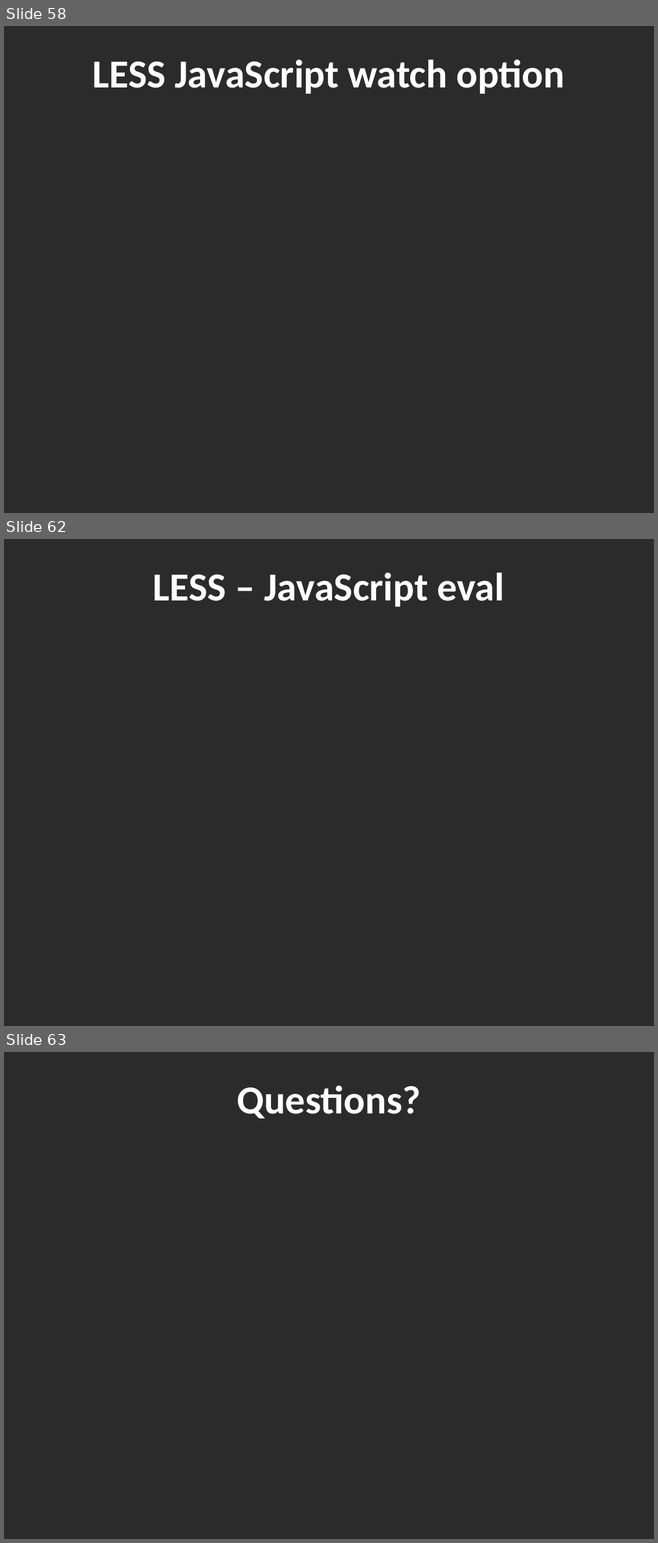
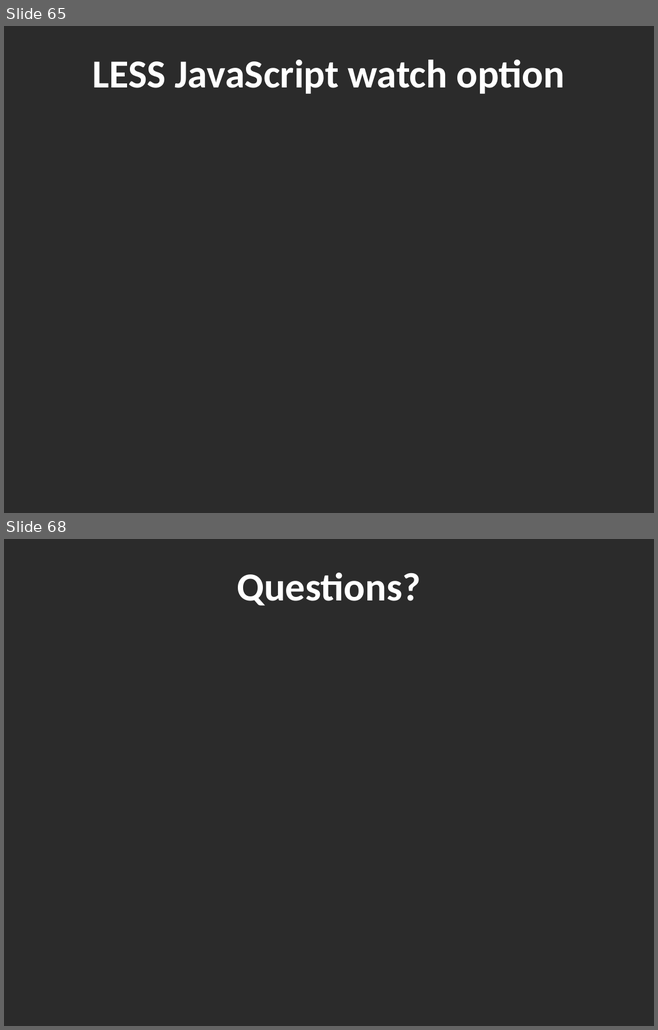
Before and after one commit to jacobladams/presentations, a slide deck: less-and-sass/Write LESS CSS and make it SASSier.pptx. Shown one above the other, each under a label of ours: slides 58, 62 and 63 before the commit, slides 65 and 68 after it; the slides between them are not shown. The pictures are 658x1543 and 658x1030 pixels, drawn with LibreOffice and Linux fonts; fonts in the diff are those of the drawing; background and template pictures are left out; a plain dark background stands for a picture behind light text. Boxes give left, top, right and bottom in pixels: in the first picture for what was removed or moved away, otherwise in the second. Text is boxed around its words. In the diff, an @@ line names an element or a change of style, - is before the commit and + after.

```diff
--- a/less-and-sass/Write LESS CSS and make it SASSier.pptx
+++ b/less-and-sass/Write LESS CSS and make it SASSier.pptx
@@ slide 62 removed at [4, 539, 654, 1026], background picture (left out) @@
@@ title removed at [153, 573, 504, 607] @@
-LESS – JavaScript eval
@@ what was slide 58 is now slide 65 @@
@@ what was slide 63 is now slide 68 @@
```
Also in this commit, not shown: 2 slides changed, 9 slides added, 3 other slides removed.
